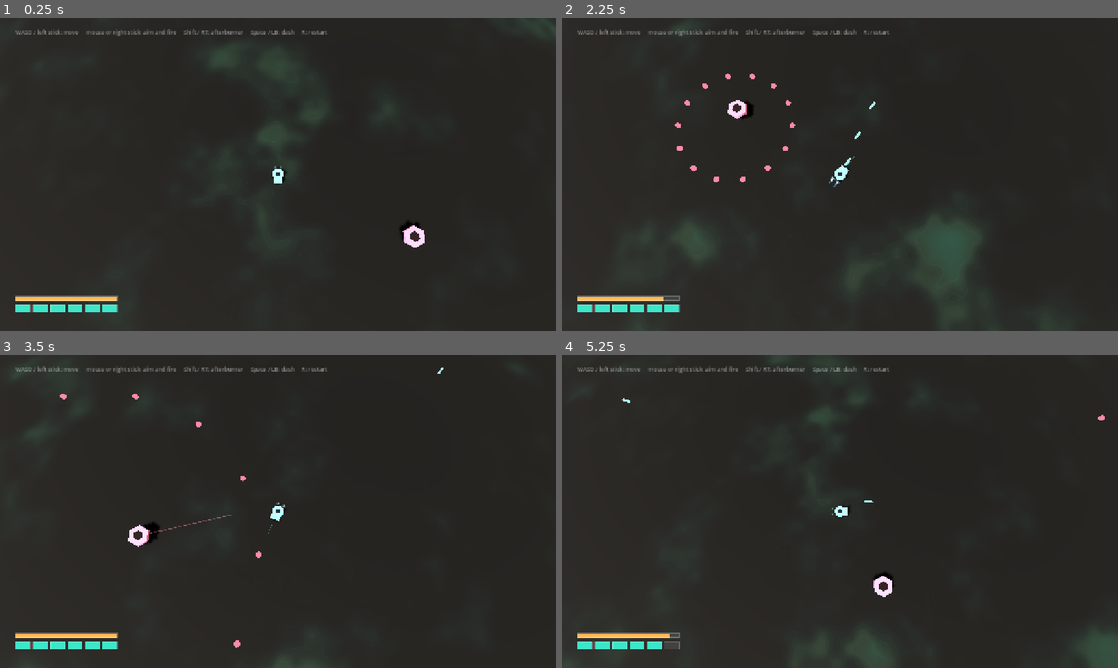
Above: before the commit, frames 1-4 (two rows, left to right).
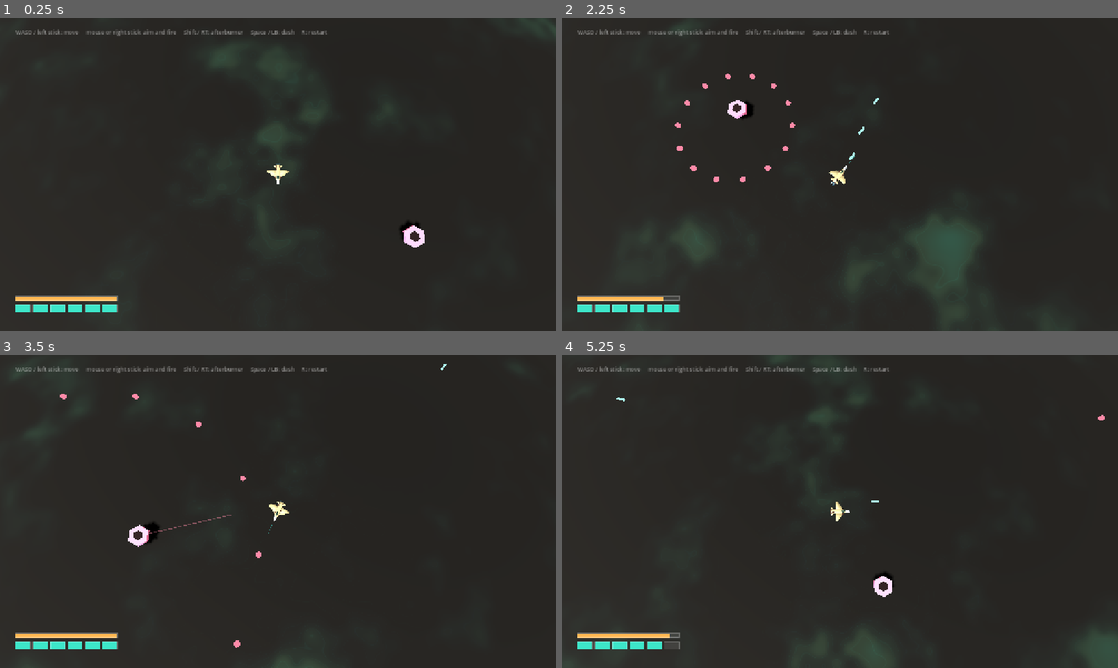
Above: after the commit, the same moments.

Repository: jlortegacares/gerwalk
Game: Godot game, scene res://levels/arena/arena.tscn
Two runs of this game, one before a commit and one after it. Both use one fixed random seed, a clock stepped at 60 frames per second and the inputs below.
Inputs (mouse positions are in pixels of both pictures, inside the frame that each line leads up to):
- Up to frame 1 (0.25 s): no input
- Up to frame 2 (2.25 s): move the mouse to (962, 158) at 0.52 s; hold D (move_right) 0.53-1.28 s; hold Shift (boost) 0.53-1.28 s; click (962, 158) at 0.67 s; move the mouse to (728, 190) at 1.27 s; hold S (move_down) 1.28-2.03 s; tap Space (dash) at 1.35 s; move the mouse to (895, 105) at 2.02 s; press the mouse at (895, 105) at 2.03 s; hold D (move_right) from 2.03 s (still down)
- Up to frame 3 (3.5 s): move the mouse to (250, 574) at 2.77 s; release D (move_right) at 2.78 s; release the mouse at (250, 574) at 2.78 s; hold W (move_up) from 2.78 s (still down); tap Shift (boost) at 2.85 s; click (250, 574) at 2.92 s
- Up to frame 4 (5.25 s): move the mouse to (1006, 558) at 3.52 s; release W (move_up) at 3.53 s; hold A (move_left) 3.53-5.03 s; tap Space (dash) at 3.6 s; move the mouse to (673, 464) at 4.27 s; click (673, 464) at 4.35 s; move the mouse to (867, 511) at 5.02 s; hold S (move_down) from 5.03 s (still down); hold Shift (boost) from 5.03 s (still down); click (867, 511) at 5.17 s

The runs differ from the first frame. In frame 1, 0.1% of the frame differs, in the area x 48-52%, y 46-54%; in frame 2, 0.2%, in the area x 48-57%, y 25-54%; in frame 3, 0.1%; in frame 4, 0.1%.

Commit message:
feat: rebuild the player ship as a desert fighter
The old airframe was assembled from engine primitives, which read as a
collection of boxes at prototype zoom. The jet is now lofted and extruded:
_loft() sweeps octagonal stations along the fuselage so the planform is data,
_slab() extrudes a flat outline into a wing, tailplane or fin, and _face()
winds every triangle against an outward hint so hand-built faces never come
out inside-out.

Swing wings hang off root pivots and sweep aft with throttle, which gives the
ship the reference aircraft's signature and a second speed cue beside the
plume. Twin fins, twin nozzles and a white nose complete the silhouette, and
the muzzle distance tracks the longer nose so bullets clear the airframe.

Ship meshes opt out of shadow casting: the planet-wide directional light has
light_angular_distance 1.8, so a 4-unit object's shadow lands as a dotted
smear instead of a silhouette. Altitude reads from camera framing and plume.

Diff:
--- a/entities/player/player.gd
+++ b/entities/player/player.gd
@@ -36,16 +36,28 @@
 const FOV_BOOST_KICK: float = 5.0
 const FOV_RATE: float = 18.0
 
-const THRUSTER_X: float = -1.25
-const THRUSTER_Z: float = 0.55
-
-const BODY_RADIUS: float = 1.1
-const MUZZLE_DISTANCE: float = 1.8
-const BEAM_START: float = 2.4
+## Thruster nozzles sit at the tail, one each side of the centreline.
+const THRUSTER_X: float = -1.92
+const THRUSTER_Z: float = 0.23
+
+## The nose is long, so the muzzle and the aim beam start past its tip.
+const MUZZLE_DISTANCE: float = 3.05
+const BEAM_START: float = 2.60
 const BEAM_LENGTH: float = 2.0
 
-const BODY_COLOR: Color = Color(0.24, 0.9, 0.8, 1.0)
-const CORE_COLOR: Color = Color(0.05, 0.11, 0.14, 1.0)
+## Wing sweep in degrees: nearly straight at rest, swept back when the burner is
+## lit. The wing already carries about 27 degrees of leading-edge sweep, so the
+## tip ends up near 59 degrees at full burn.
+const WING_SWEEP_FORWARD: float = 0.0
+const WING_SWEEP_BACK: float = 32.0
+
+## Desert airframe from the reference sheet: tan skin, maroon intakes and shrouds,
+## a white nose cone and an olive canopy. Flat colours only, no textures.
+const BODY_COLOR: Color = Color(0.78, 0.68, 0.47, 1.0)
+const ACCENT_COLOR: Color = Color(0.34, 0.22, 0.17, 1.0)
+const NOSE_COLOR: Color = Color(0.93, 0.94, 0.89, 1.0)
+const CANOPY_COLOR: Color = Color(0.20, 0.27, 0.23, 1.0)
+const BEAM_COLOR: Color = Color(0.24, 0.9, 0.8, 1.0)
 
 @export var bullet_scene: PackedScene
 @export var impact_scene: PackedScene
@@ -68,8 +80,13 @@
 var _base_fov: float = 58.0
 
 var _visual: Node3D
-var _visual_material: StandardMaterial3D
 var _aim_beam: MeshInstance3D
+var _body_material: StandardMaterial3D
+var _accent_material: StandardMaterial3D
+var _nose_material: StandardMaterial3D
+var _canopy_material: StandardMaterial3D
+var _wing_right: Node3D
+var _wing_left: Node3D
 var _thruster_plumes_material: StandardMaterial3D
 var _thruster_cores_material: StandardMaterial3D
 var _thruster_plumes: Array[MeshInstance3D] = []
@@ -161,13 +178,11 @@
 	GlobalEventBus.player_turbo_changed.emit(_turbo, TURBO_MAX)
 
 
-## Twin nozzles behind the hull. Two nested cones per nozzle: a wide blue plume
-## that carries the shape and a thin hot core that makes it glow, because a single
-## additive cone either reads as an opaque white arrow or fades into the ground.
-## The flame follows the forward component of the velocity, not the input: a ship
-## strafing with its nose elsewhere is not burning towards its nose, and a flame
-## that grew anyway would be a lie. The camera kicks out a little while burning,
-## which reads as speed on a featureless surface.
+## The wake: two nested cones per nozzle, plus the wing sweep. The flame follows
+## the forward component of the velocity, not the input: a ship strafing with its
+## nose elsewhere is not burning towards its nose, and a flame that grew anyway
+## would be a lie. The camera kicks out a little while burning, which reads as
+## speed on a featureless surface.
 func _update_afterburner_visual(delta: float) -> void:
 	var forward_speed: float = maxf(velocity.dot(_aim_direction), 0.0)
 	var thrust: float = clampf(forward_speed / BOOST_SPEED, 0.0, 1.0)
@@ -175,8 +190,14 @@
 		(forward_speed - MAX_SPEED) / (BOOST_SPEED - MAX_SPEED), 0.0, 1.0
 	)
 
-	_layout_flames(_thruster_plumes, 0.50 + thrust * 2.30)
-	_layout_flames(_thruster_cores, 0.35 + thrust * 1.40)
+	_layout_flames(_thruster_plumes, 0.35 + thrust * 1.65)
+	_layout_flames(_thruster_cores, 0.28 + thrust * 1.00)
+
+	# The wings follow the throttle: the tip swings aft as the ship gets faster,
+	# which is the swing-wing signature and a free speed cue beside the flames.
+	var sweep: float = deg_to_rad(lerpf(WING_SWEEP_FORWARD, WING_SWEEP_BACK, thrust))
+	_wing_right.rotation.y = -sweep
+	_wing_left.rotation.y = sweep
 
 	_thruster_plumes_material.albedo_color = Color(
 		lerpf(0.22, 0.5, heat), lerpf(0.6, 0.85, heat), 1.0, 0.08 + thrust * 0.24
@@ -323,52 +344,250 @@
 	impact.global_position = global_position
 
 
+## A low-poly fighter in flat colours, matching the reference sheet: long pointed
+## nose, cockpit, shoulder-mounted swing wings, twin canted tails and two engine
+## nozzles. Hand-built like every other placeholder, so the pre-rendered asset
+## pipeline (D-02) can still replace it later.
 func _build_visual() -> void:
 	_visual = Node3D.new()
 	add_child(_visual)
 
-	_visual_material = StandardMaterial3D.new()
-	_visual_material.albedo_color = BODY_COLOR
-	_visual_material.emission_enabled = true
-	_visual_material.emission = BODY_COLOR
-	_visual_material.emission_energy_multiplier = 1.4
-	_visual_material.roughness = 0.4
-
-	var body_mesh: CylinderMesh = CylinderMesh.new()
-	body_mesh.top_radius = BODY_RADIUS
-	body_mesh.bottom_radius = BODY_RADIUS
-	body_mesh.height = 0.55
-	body_mesh.radial_segments = 8
-
-	var body: MeshInstance3D = MeshInstance3D.new()
-	body.mesh = body_mesh
-	body.material_override = _visual_material
-	_visual.add_child(body)
-
-	# Nose on +X: the visual rotates so +X follows the aim vector.
-	var nose_mesh: BoxMesh = BoxMesh.new()
-	nose_mesh.size = Vector3(1.1, 0.35, 1.7)
-
-	var nose: MeshInstance3D = MeshInstance3D.new()
-	nose.mesh = nose_mesh
-	nose.material_override = _visual_material
-	nose.position = Vector3(1.05, 0.0, 0.0)
-	_visual.add_child(nose)
-
-	var core_material: StandardMaterial3D = StandardMaterial3D.new()
-	core_material.albedo_color = CORE_COLOR
-	core_material.roughness = 1.0
-
-	var core_mesh: CylinderMesh = CylinderMesh.new()
-	core_mesh.top_radius = 0.42
-	core_mesh.bottom_radius = 0.42
-	core_mesh.height = 0.58
-	core_mesh.radial_segments = 8
-
-	var core: MeshInstance3D = MeshInstance3D.new()
-	core.mesh = core_mesh
-	core.material_override = core_material
-	_visual.add_child(core)
+	_body_material = _ship_material(BODY_COLOR, 0.12)
+	_accent_material = _ship_material(ACCENT_COLOR, 0.05)
+	_nose_material = _ship_material(NOSE_COLOR, 0.20)
+	_canopy_material = _ship_material(CANOPY_COLOR, 0.25)
+
+	_build_fuselage()
+	_build_wings()
+	_build_empennage()
+	_build_canopy()
+
+
+func _ship_material(color: Color, glow: float) -> StandardMaterial3D:
+	var material: StandardMaterial3D = StandardMaterial3D.new()
+	material.albedo_color = color
+	material.roughness = 0.55
+	material.metallic = 0.15
+	# The hull is hand-built, so a flipped face must never punch a hole in it.
+	material.cull_mode = BaseMaterial3D.CULL_DISABLED
+	material.emission_enabled = true
+	material.emission = color
+	material.emission_energy_multiplier = glow
+	return material
+
+
+## Stations run along +X and carry a half-width (Z) and a half-height (Y). Broad
+## shoulders at the intakes and a narrow tail between the nozzles: that planform
+## is what the player reads from a near-overhead camera.
+func _build_fuselage() -> void:
+	var nose: Array[Vector3] = [
+		Vector3(2.25, 0.02, 0.02),
+		Vector3(1.95, 0.10, 0.06),
+		Vector3(1.55, 0.20, 0.11),
+		Vector3(1.15, 0.30, 0.15),
+	]
+	var body: Array[Vector3] = [
+		Vector3(1.15, 0.30, 0.15),
+		Vector3(0.75, 0.40, 0.20),
+		Vector3(0.10, 0.50, 0.25),
+		Vector3(-0.60, 0.52, 0.26),
+		Vector3(-1.25, 0.46, 0.24),
+		Vector3(-1.85, 0.38, 0.21),
+	]
+	_visual.add_child(_loft(nose, _nose_material))
+	_visual.add_child(_loft(body, _body_material))
+
+	var intake: Array[Vector2] = [
+		Vector2(0.80, 0.32), Vector2(-0.35, 0.32), Vector2(-0.48, 0.56), Vector2(0.60, 0.56),
+	]
+	for side in [-1.0, 1.0]:
+		var duct: MeshInstance3D = _slab(intake, 0.20, _accent_material, float(side))
+		duct.position.y = -0.02
+		_visual.add_child(duct)
+
+
+## The pivot sits at the wing root, so sweeping rotates the wing around the joint
+## instead of sliding it through the fuselage.
+func _build_wings() -> void:
+	_wing_right = _build_wing(1.0)
+	_wing_left = _build_wing(-1.0)
+
+
+func _build_wing(side: float) -> Node3D:
+	var pivot: Node3D = Node3D.new()
+	pivot.position = Vector3(0.0, 0.05, 0.44 * side)
+	_visual.add_child(pivot)
+
+	var outline: Array[Vector2] = [
+		Vector2(0.55, 0.02), Vector2(-0.35, 1.50), Vector2(-0.80, 1.50), Vector2(-0.90, 0.02),
+	]
+	pivot.add_child(_slab(outline, 0.07, _body_material, side))
+	return pivot
+
+
+## Twin tails and the tailplane. From a near-overhead camera the fins are almost
+## edge-on, so they stay thin slivers; the tailplane carries the rear read.
+func _build_empennage() -> void:
+	var tailplane: Array[Vector2] = [
+		Vector2(-1.15, 0.12), Vector2(-1.55, 0.86), Vector2(-1.78, 0.86), Vector2(-1.72, 0.12),
+	]
+	var fin: Array[Vector2] = [
+		Vector2(0.36, 0.0), Vector2(-0.36, 0.0), Vector2(-0.54, 0.52), Vector2(-0.06, 0.52),
+	]
+	var nozzle_mesh: CylinderMesh = CylinderMesh.new()
+	nozzle_mesh.top_radius = 0.15
+	nozzle_mesh.bottom_radius = 0.19
+	nozzle_mesh.height = 0.36
+	nozzle_mesh.radial_segments = 10
+
+	for side in [-1.0, 1.0]:
+		var direction: float = float(side)
+
+		var plane: MeshInstance3D = _slab(tailplane, 0.08, _body_material, direction)
+		plane.position.y = 0.06
+		_visual.add_child(plane)
+
+		var tail: MeshInstance3D = _slab(fin, 0.07, _accent_material, direction)
+		tail.rotation.x = -PI * 0.5
+		tail.position = Vector3(-1.05, 0.16, 0.31 * direction)
+		_visual.add_child(tail)
+
+		var nozzle: MeshInstance3D = _mesh_node(nozzle_mesh, _accent_material)
+		nozzle.rotation.z = PI * 0.5
+		nozzle.position = Vector3(-1.72, 0.0, THRUSTER_Z * direction)
+		_visual.add_child(nozzle)
+
+
+func _build_canopy() -> void:
+	var mesh: SphereMesh = SphereMesh.new()
+	mesh.radius = 0.5
+	mesh.height = 1.0
+	mesh.radial_segments = 10
+	mesh.rings = 6
+
+	var canopy: MeshInstance3D = _mesh_node(mesh, _canopy_material)
+	canopy.position = Vector3(0.62, 0.24, 0.0)
+	canopy.scale = Vector3(0.95, 0.44, 0.40)
+	_visual.add_child(canopy)
+
+
+func _mesh_node(mesh: Mesh, material: StandardMaterial3D) -> MeshInstance3D:
+	var node: MeshInstance3D = MeshInstance3D.new()
+	node.mesh = mesh
+	node.material_override = material
+	# The ship is small and the directional light covers the whole planet, so its
+	# shadow lands as a dotted smear instead of a silhouette. Better no shadow.
+	node.cast_shadow = GeometryInstance3D.SHADOW_CASTING_SETTING_OFF
+	return node
+
+
+## Lofts a closed fuselage from ring stations. The section is an octagon: a flat
+## deck and chamfered sides read cleanly from above and cost a fraction of a
+## smooth hull.
+func _loft(stations: Array[Vector3], material: StandardMaterial3D) -> MeshInstance3D:
+	var shape: Array[Vector2] = [
+		Vector2(1.0, 0.0), Vector2(0.62, 0.78), Vector2(0.0, 1.0), Vector2(-0.62, 0.78),
+		Vector2(-1.0, 0.0), Vector2(-0.62, -0.78), Vector2(0.0, -1.0), Vector2(0.62, -0.78),
+	]
+
+	var st: SurfaceTool = SurfaceTool.new()
+	st.begin(Mesh.PRIMITIVE_TRIANGLES)
+
+	for index in stations.size() - 1:
+		var near: Vector3 = stations[index]
+		var far: Vector3 = stations[index + 1]
+		for corner in shape.size():
+			var next: int = (corner + 1) % shape.size()
+			var middle: Vector2 = (shape[corner] + shape[next]) * 0.5
+			_quad(st,
+				_station_point(near, shape[corner]),
+				_station_point(near, shape[next]),
+				_station_point(far, shape[next]),
+				_station_point(far, shape[corner]),
+				Vector3(0.0, middle.y, middle.x))
+
+	_cap(st, stations[0], Vector3.RIGHT, shape)
+	_cap(st, stations[stations.size() - 1], Vector3.LEFT, shape)
+	st.generate_normals()
+	return _mesh_node(st.commit(), material)
+
+
+## A station is (x, half-width along Z, half-height along Y); a corner is a
+## normalised (z, y) pair on the octagon.
+func _station_point(station: Vector3, corner: Vector2) -> Vector3:
+	return Vector3(station.x, corner.y * station.z, corner.x * station.y)
+
+
+func _cap(st: SurfaceTool, station: Vector3, direction: Vector3, shape: Array[Vector2]) -> void:
+	var centre: Vector3 = Vector3(station.x, 0.0, 0.0)
+	for corner in shape.size():
+		var next: int = (corner + 1) % shape.size()
+		_face(st, centre,
+			_station_point(station, shape[corner]),
+			_station_point(station, shape[next]),
+			direction)
+
+
+## Extrudes a flat polygon that lives in the XZ plane into a slab: wings, tail
+## surfaces and fins all come from here. `mirror` flips the polygon across the
+## centreline, so one outline serves both sides.
+func _slab(
+	outline: Array[Vector2],
+	thickness: float,
+	material: StandardMaterial3D,
+	mirror: float
+) -> MeshInstance3D:
+	var points: Array[Vector3] = []
+	for point in outline:
+		points.append(Vector3(point.x, 0.0, point.y * mirror))
+
+	var centre: Vector3 = Vector3.ZERO
+	for point in points:
+		centre += point
+	centre /= float(points.size())
+
+	var up: Vector3 = Vector3.UP * thickness * 0.5
+	var down: Vector3 = Vector3.DOWN * thickness * 0.5
+
+	var st: SurfaceTool = SurfaceTool.new()
+	st.begin(Mesh.PRIMITIVE_TRIANGLES)
+
+	var triangles: PackedInt32Array = Geometry2D.triangulate_polygon(PackedVector2Array(outline))
+	for index in range(0, triangles.size(), 3):
+		var a: Vector3 = points[triangles[index]]
+		var b: Vector3 = points[triangles[index + 1]]
+		var c: Vector3 = points[triangles[index + 2]]
+		_face(st, a + up, b + up, c + up, Vector3.UP)
+		_face(st, a + down, b + down, c + down, Vector3.DOWN)
+
+	for corner in points.size():
+		var next: int = (corner + 1) % points.size()
+		var outward: Vector3 = (points[corner] + points[next]) * 0.5 - centre
+		outward.y = 0.0
+		_face(st, points[corner] + up, points[next] + up, points[next] + down, outward)
+		_face(st, points[corner] + up, points[next] + down, points[corner] + down, outward)
+
+	st.generate_normals()
+	return _mesh_node(st.commit(), material)
+
+
+func _quad(st: SurfaceTool, a: Vector3, b: Vector3, c: Vector3, d: Vector3, outward: Vector3) -> void:
+	_face(st, a, b, c, outward)
+	_face(st, a, c, d, outward)
+
+
+## Winding is decided per triangle by checking the face normal against the side it
+## is supposed to face. It costs a dot product and removes the usual failure mode
+## of a hand-built mesh: a face that comes out inside-out and lights like a hole.
+func _face(st: SurfaceTool, a: Vector3, b: Vector3, c: Vector3, outward: Vector3) -> void:
+	if (b - a).cross(c - a).dot(outward) < 0.0:
+		st.add_vertex(a)
+		st.add_vertex(c)
+		st.add_vertex(b)
+		return
+	st.add_vertex(a)
+	st.add_vertex(b)
+	st.add_vertex(c)
 
 
 ## Two additive, unshaded cones per nozzle: a wide plume and a thin core. The
@@ -378,10 +597,10 @@
 	_thruster_plumes_material = _make_thruster_material(Color(0.22, 0.6, 1.0, 0.12))
 	_thruster_cores_material = _make_thruster_material(Color(0.88, 0.98, 1.0, 0.25))
 
-	_add_thruster(-THRUSTER_Z, 0.45, _thruster_plumes_material, _thruster_plumes)
-	_add_thruster(THRUSTER_Z, 0.45, _thruster_plumes_material, _thruster_plumes)
-	_add_thruster(-THRUSTER_Z, 0.20, _thruster_cores_material, _thruster_cores)
-	_add_thruster(THRUSTER_Z, 0.20, _thruster_cores_material, _thruster_cores)
+	_add_thruster(-THRUSTER_Z, 0.19, _thruster_plumes_material, _thruster_plumes)
+	_add_thruster(THRUSTER_Z, 0.19, _thruster_plumes_material, _thruster_plumes)
+	_add_thruster(-THRUSTER_Z, 0.09, _thruster_cores_material, _thruster_cores)
+	_add_thruster(THRUSTER_Z, 0.09, _thruster_cores_material, _thruster_cores)
 
 	_update_afterburner_visual(0.0)
 
@@ -424,7 +643,7 @@
 	var material: StandardMaterial3D = StandardMaterial3D.new()
 	material.shading_mode = BaseMaterial3D.SHADING_MODE_UNSHADED
 	material.transparency = BaseMaterial3D.TRANSPARENCY_ALPHA
-	material.albedo_color = Color(BODY_COLOR.r, BODY_COLOR.g, BODY_COLOR.b, 0.45)
+	material.albedo_color = Color(BEAM_COLOR.r, BEAM_COLOR.g, BEAM_COLOR.b, 0.45)
 
 	var beam_mesh: BoxMesh = BoxMesh.new()
 	beam_mesh.size = Vector3(0.08, 0.08, 1.0)
Not shown, added: ui/hud/turbo_bar.gd.uid
Not shown, changed: docs/combat-prototype.md
